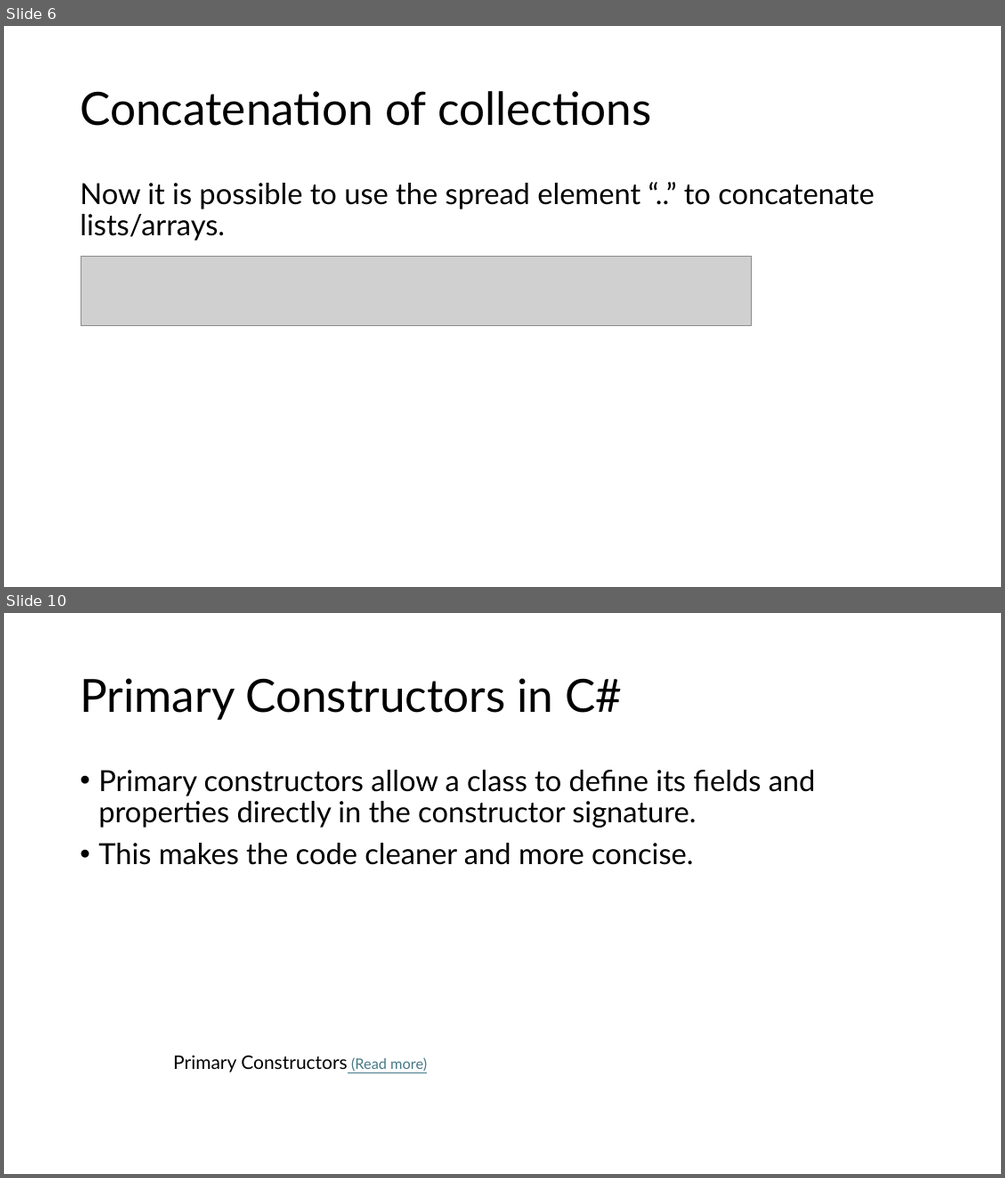
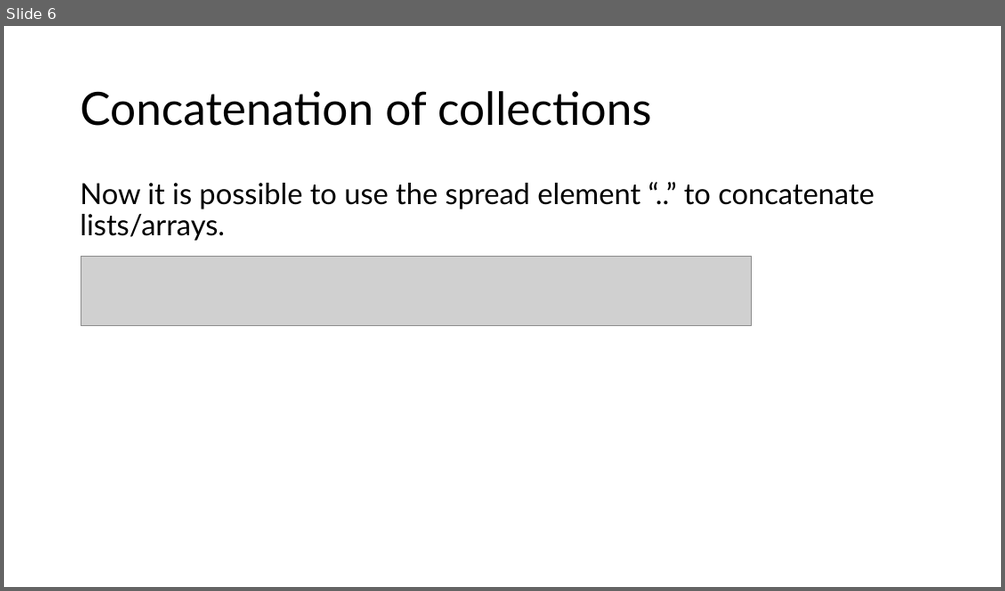
Before and after one commit to LuisSouto/C-sharp-new-features, a slide deck: slides.pptx. Shown one above the other, each under a label of ours: slides 6 and 10 before the commit, slide 6 after it; the slides between them are not shown. The pictures are 1005x1178 and 1005x591 pixels, drawn with LibreOffice and Linux fonts; fonts in the diff are those of the drawing; grey boxes stand for pictures. Boxes give left, top, right and bottom in pixels: in the first picture for what was removed or moved away, otherwise in the second. Text is boxed around its words. In the diff, an @@ line names an element or a change of style, - is before the commit and + after.

```diff
--- a/slides.pptx
+++ b/slides.pptx
@@ slide 10 removed at (x1=4, y1=613, x2=1001, y2=1174), background #FFFFFF @@
@@ title removed at (x1=80, y1=678, x2=623, y2=720) @@
-Primary Constructors in C#
@@ text removed at (x1=98, y1=770, x2=816, y2=865) @@
-• Primary constructors allow a class to define its fields and properties directly in the constructor signature.
-• This makes the code cleaner and more concise.
@@ text removed at (x1=173, y1=1054, x2=427, y2=1072) @@
-Primary Constructors (Read more)
```
Also in this commit, not shown: 7 other slides removed.
